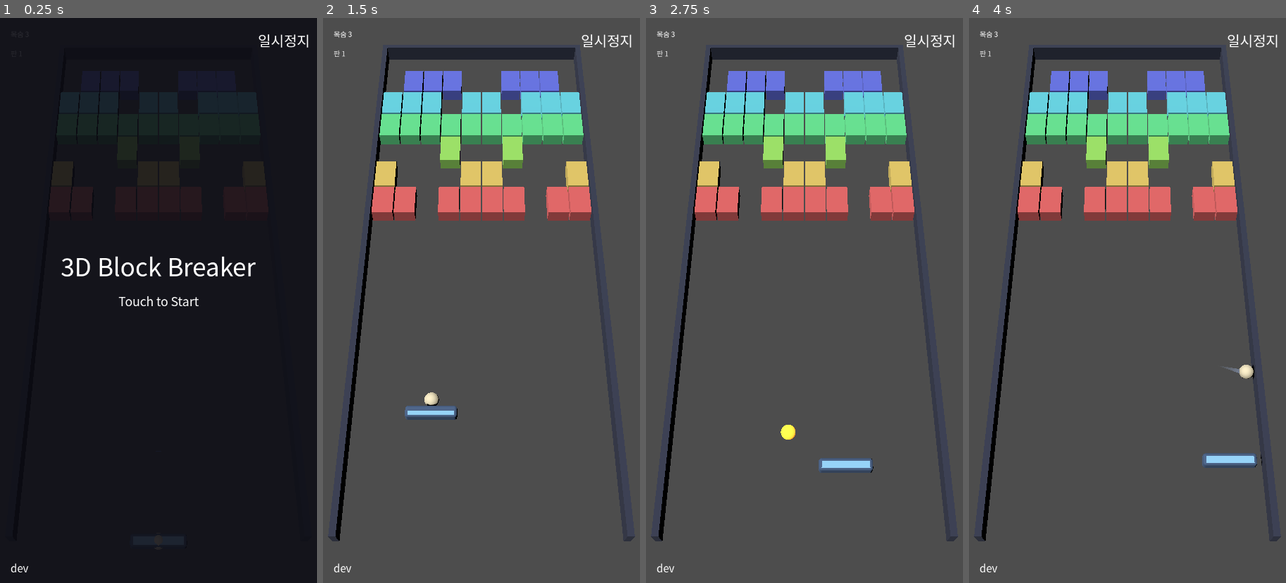
Above: before the commit, frames 1-4 (left to right).
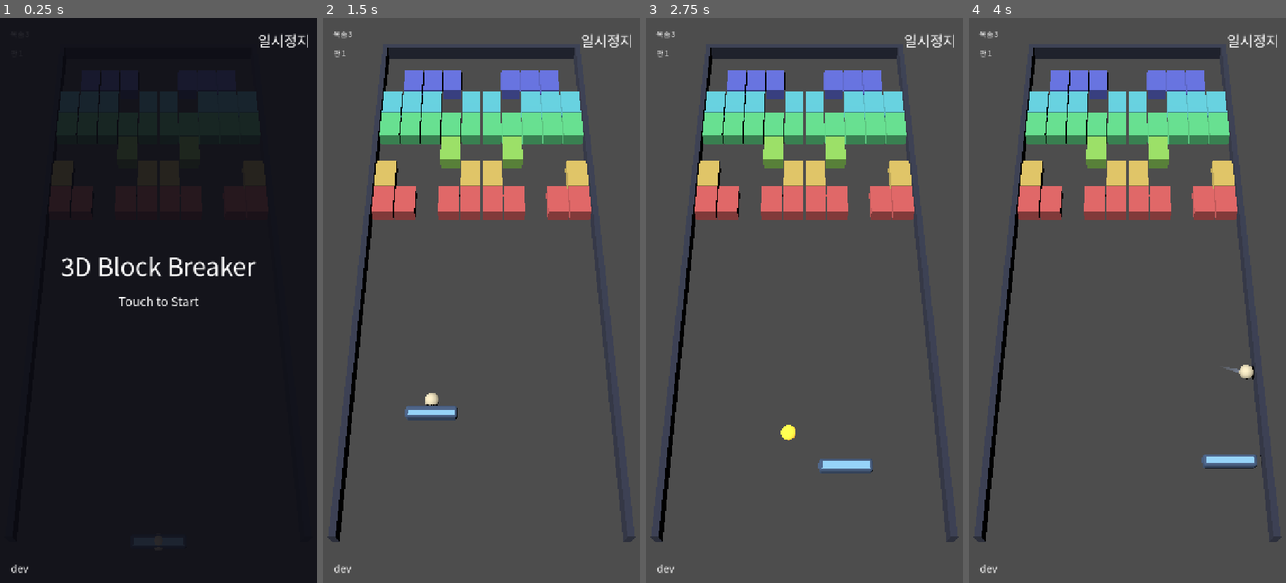
Above: after the commit, the same moments.

Repository: kjw5541a-hash/3DBlockBreaker
Game: Godot game, scene res://scenes/game.tscn
Two runs of this game, one before a commit and one after it. Both use one fixed random seed, a clock stepped at 60 frames per second and the inputs below.
Inputs (mouse positions are in pixels of both pictures, inside the frame that each line leads up to):
- Up to frame 1 (0.25 s): no input
- Up to frame 2 (1.5 s): tap Enter at 0.5 s; move the mouse to (551, 272) at 0.52 s; click (551, 272) at 0.67 s; tap Space at 1.25 s; drag from (418, 328) to (465, 413) at 1.27 s
- Up to frame 3 (2.75 s): move the mouse to (836, 176) at 2.02 s; click (836, 176) at 2.17 s
- Up to frame 4 (4 s): drag from (1111, 413) to (1032, 215) at 2.77 s; move the mouse to (1222, 385) at 3.52 s; click (1222, 385) at 3.67 s

The runs differ from the first frame. In frame 1, 1.0% of the frame differs, in the area x 3-98%, y 2-99%; in frame 2, 1.5%; in frame 3, 1.6%; in frame 4, 1.6%, in the area x 1-99%, y 2-99%.

Commit message:
feat: 출시 준비 — 아이콘, 화면비 대응, 뒤로 가기
아이콘: 받은 512x512 아트워크를 assets/icon.png 로 두고 tools/make_icons.py
가 파생본을 만든다. 적응형 아이콘은 108dp 중 바깥 18dp 가 잘릴 수 있는데
원본은 벽돌 왼쪽이 8.8%, 패들 아래가 11% 지점이라 그대로 채우면 원형 런처에서
잘린다. 전경을 안전구역 안으로 줄이고 배경을 원본과 같은 톤의 그라데이션으로
깔아, 줄인 카드 가장자리가 배경에 녹아들게 했다. 스토어용 512 는 알파를 빼고
투명한 모서리만 채운다 — 모서리는 스토어가 직접 굴린다.

화면비: 폰은 20:9 를 넘어가는데 기준 해상도가 720x1280(16:9)이라 긴 화면에서
HUD 가 허공에 떴다. stretch 를 canvas_items/expand 로 켜고 빌드 버전은 하단
앵커, 안내 문구들은 세로 가운데 앵커로 옮겼다. 3D 카메라는 KEEP_WIDTH 라
가로 화각이 고정이고 긴 화면에서는 위아래가 더 보일 뿐 판이 안 잘린다.
tests/test_layout.gd 가 네 가지 해상도에서 각 라벨이 제 가장자리에서 떨어진
거리를 비교한다 — 화면 안에 있는지만 보면 허공에 뜬 것을 통과시킨다.

뒤로 가기: quit_on_go_back 기본값대로면 스치기만 해도 앱이 끝나 한 판이
날아간다. 꺼서 일시정지 토글로 쓴다.

안드로이드 렌더러는 gl_compatibility 로 내린다. 웹 빌드가 이미 이 렌더러라
지금까지 폰에서 확인해 온 화면과 같은 것이 나오고, Vulkan 을 요구하지 않아
구형 기기가 안 떨어진다.

변이 6개(stretch 해제/버전 라벨 앵커/안내 문구 앵커 + 뒤로 가기 3종) 확인.

Co-Authored-By: Claude Opus 5 <noreply@anthropic.com>

Diff:
--- a/project.godot
+++ b/project.godot
@@ -8,6 +8,10 @@
 ; 표시되므로 폰에서 지금 어떤 빌드를 보고 있는지 바로 알 수 있다.
 config/version="dev"
 run/main_scene="res://scenes/game.tscn"
+config/icon="res://assets/icon.png"
+; 안드로이드 뒤로 가기가 그 자리에서 앱을 끝내는 기본 동작을 끈다. 한 판 하다가
+; 스치기만 해도 게임이 통째로 날아간다. game.gd 가 받아서 일시정지로 쓴다.
+config/quit_on_go_back=false
 config/features=PackedStringArray("4.7", "Forward Plus")
 
 [display]
@@ -15,6 +19,13 @@
 window/size/viewport_width=720
 window/size/viewport_height=1280
 window/handheld/orientation=1
+; 폰 화면비는 16:9 부터 20:9 를 넘어간다. 기준 해상도(720x1280)를 그대로 쓰면
+; 긴 화면에서 HUD 가 허공에 뜨고 아래쪽이 잘린다. canvas_items 로 2D 를 기준
+; 해상도 기준으로 스케일하고, expand 로 남는 쪽을 더 보여준다 — 3D 카메라는
+; keep_aspect=KEEP_WIDTH 라 가로 화각이 고정이므로 긴 화면에서는 위아래가 더
+; 보일 뿐 판이 잘리지 않는다. tests/test_layout.gd 가 앵커까지 같이 지킨다.
+window/stretch/mode="canvas_items"
+window/stretch/aspect="expand"
 
 [gui]
 
@@ -33,6 +44,11 @@
 [rendering]
 
 renderer/rendering_method="forward_plus"
+; 안드로이드만 GL Compatibility 로 내린다. 웹 빌드가 이미 이 렌더러로 떨어지므로
+; 지금까지 폰 브라우저에서 확인해 온 화면과 같은 것이 나온다. forward_plus /
+; mobile 은 Vulkan 을 요구해 구형 기기가 떨어져 나가고, 그렇게 늘어난 화질은
+; 이 게임이 쓰지도 않는다(금속 재질은 이미 코드 재질로 덮어 놨다).
+renderer/rendering_method.mobile="gl_compatibility"
 
 [input_devices]
 
--- a/scenes/game.tscn
+++ b/scenes/game.tscn
@@ -72,9 +72,11 @@
 anchor_left = 0.5
 anchor_right = 0.5
 offset_left = -300.0
-offset_top = 520.0
-offset_right = 300.0
-offset_bottom = 580.0
+anchor_top = 0.5
+anchor_bottom = 0.5
+offset_top = -120.0
+offset_right = 300.0
+offset_bottom = -60.0
 theme_override_font_sizes/font_size = 56
 horizontal_alignment = 1
 text = "3D Block Breaker"
@@ -83,18 +85,22 @@
 anchor_left = 0.5
 anchor_right = 0.5
 offset_left = -200.0
-offset_top = 620.0
+anchor_top = 0.5
+anchor_bottom = 0.5
+offset_top = -20.0
 offset_right = 200.0
-offset_bottom = 660.0
+offset_bottom = 20.0
 theme_override_font_sizes/font_size = 28
 horizontal_alignment = 1
 text = "Touch to Start"
 
 [node name="Version" type="Label" parent="HUD"]
+anchor_top = 1.0
+anchor_bottom = 1.0
 offset_left = 24.0
-offset_top = 1228.0
+offset_top = -52.0
 offset_right = 620.0
-offset_bottom = 1268.0
+offset_bottom = -12.0
 theme_override_font_sizes/font_size = 24
 text = "dev"
 
@@ -127,9 +133,11 @@
 anchor_left = 0.5
 anchor_right = 0.5
 offset_left = -300.0
-offset_top = 560.0
-offset_right = 300.0
-offset_bottom = 620.0
+anchor_top = 0.5
+anchor_bottom = 0.5
+offset_top = -80.0
+offset_right = 300.0
+offset_bottom = -20.0
 theme_override_font_sizes/font_size = 56
 horizontal_alignment = 1
 text = "일시정지"
@@ -138,9 +146,11 @@
 anchor_left = 0.5
 anchor_right = 0.5
 offset_left = -260.0
-offset_top = 660.0
+anchor_top = 0.5
+anchor_bottom = 0.5
+offset_top = 20.0
 offset_right = 260.0
-offset_bottom = 700.0
+offset_bottom = 60.0
 theme_override_font_sizes/font_size = 28
 horizontal_alignment = 1
 text = "다시 누르면 계속"
@@ -156,9 +166,11 @@
 anchor_left = 0.5
 anchor_right = 0.5
 offset_left = -300.0
-offset_top = 520.0
-offset_right = 300.0
-offset_bottom = 580.0
+anchor_top = 0.5
+anchor_bottom = 0.5
+offset_top = -120.0
+offset_right = 300.0
+offset_bottom = -60.0
 theme_override_font_sizes/font_size = 56
 horizontal_alignment = 1
 text = "GAME OVER"
@@ -167,9 +179,11 @@
 anchor_left = 0.5
 anchor_right = 0.5
 offset_left = -300.0
-offset_top = 600.0
-offset_right = 300.0
-offset_bottom = 644.0
+anchor_top = 0.5
+anchor_bottom = 0.5
+offset_top = -40.0
+offset_right = 300.0
+offset_bottom = 4.0
 theme_override_font_sizes/font_size = 36
 horizontal_alignment = 1
 text = "판 - 까지"
@@ -178,9 +192,11 @@
 anchor_left = 0.5
 anchor_right = 0.5
 offset_left = -260.0
-offset_top = 700.0
+anchor_top = 0.5
+anchor_bottom = 0.5
+offset_top = 60.0
 offset_right = 260.0
-offset_bottom = 740.0
+offset_bottom = 100.0
 theme_override_font_sizes/font_size = 28
 horizontal_alignment = 1
 text = "터치하면 처음부터"
--- a/scripts/game.gd
+++ b/scripts/game.gd
@@ -143,6 +143,15 @@
 	board.end_warm_up()
 	_trail.reset()
 
+# 안드로이드 뒤로 가기. quit_on_go_back 을 꺼 뒀으므로 여기서 안 받으면 아무
+# 일도 안 일어난다. 멈출 것이 있을 때만 쓴다 — 타이틀과 게임오버 위에 일시정지
+# 화면이 겹쳐 뜨면 어느 터치가 먹는지 알 수 없어진다.
+func _notification(what: int) -> void:
+	if what != NOTIFICATION_WM_GO_BACK_REQUEST:
+		return
+	if _state == State.PLAYING or _state == State.PAUSED:
+		_toggle_pause()
+
 func _toggle_pause() -> void:
 	_state = State.PLAYING if _state == State.PAUSED else State.PAUSED
 	pause_screen.visible = _state == State.PAUSED
--- a/tests/test_game_smoke.gd
+++ b/tests/test_game_smoke.gd
@@ -19,6 +19,7 @@
 	_test_physics_gated_until_started()
 	_test_warm_up_primes_the_trail_then_clears_it()
 	_test_ignition_flashes_the_screen()
+	_test_the_back_button_pauses_instead_of_quitting()
 	await _test_the_pause_button_freezes_and_resumes()
 	await _test_resuming_does_not_launch_the_ball()
 	await _test_screen_point_maps_to_board()
@@ -452,3 +453,29 @@
 	assert(g._target == target_before,
 		"일시정지 버튼을 누른 자리가 패들 타깃이 됐다: %s" % g._target)
 	g.free()
+
+# 안드로이드 뒤로 가기. Godot 은 기본값(quit_on_go_back)대로면 그 자리에서 앱을
+# 끝낸다 — 한 판 하다가 뒤로 가기를 스치면 게임이 통째로 날아간다. 껐으니
+# 여기서 받아 일시정지로 쓴다.
+func _test_the_back_button_pauses_instead_of_quitting() -> void:
+	assert(not bool(ProjectSettings.get_setting("application/config/quit_on_go_back", true)),
+		"quit_on_go_back 이 켜져 있다 — 뒤로 가기가 앱을 끝낸다")
+	var packed := load("res://scenes/game.tscn") as PackedScene
+	var g := packed.instantiate()
+	root.add_child(g)
+	g._ready()
+	g._state = g.State.PLAYING
+	g._notification(g.NOTIFICATION_WM_GO_BACK_REQUEST)
+	assert(g._state == g.State.PAUSED, "뒤로 가기를 눌렀는데 안 멈췄다")
+	assert(g.pause_screen.visible, "뒤로 가기로 멈췄는데 화면이 안 떴다")
+	g._notification(g.NOTIFICATION_WM_GO_BACK_REQUEST)
+	assert(g._state == g.State.PLAYING, "뒤로 가기를 다시 눌렀는데 재개가 안 됐다")
+	# 타이틀과 게임오버에서는 멈출 것이 없다. 거기서 일시정지 화면이 뜨면
+	# 겹쳐 뜬 두 화면 중 어느 터치가 먹는지 알 수 없어진다.
+	for dead_state in [g.State.TITLE, g.State.OVER]:
+		g._state = dead_state
+		g._notification(g.NOTIFICATION_WM_GO_BACK_REQUEST)
+		assert(g._state == dead_state,
+			"멈출 게 없는 상태에서 뒤로 가기가 상태를 바꿨다: %d" % g._state)
+		assert(not g.pause_screen.visible, "그 상태에서 일시정지 화면이 떴다")
+	g.free()
--- /dev/null
+++ b/tests/test_layout.gd
@@ -0,0 +1,73 @@
+extends SceneTree
+
+# 폰 화면비는 16:9 부터 20:9 를 넘어간다. 프로젝트 기준 해상도는 720x1280(16:9)라
+# 그보다 긴 화면에서는 위아래로 남는 자리가 생긴다. stretch 설정과 앵커가 없으면
+# HUD 가 기준 해상도 좌표에 그대로 박혀, 빌드 버전 라벨이 화면 아래가 아니라
+# 허공에 뜨고 아래쪽 UI 가 잘린다. 폰마다 다르게 깨지므로 눈으로는 못 잡는다.
+#
+# 각 라벨이 "붙어 있어야 할 가장자리"에서 떨어진 거리가 화면비가 바뀌어도
+# 그대로인지 본다 — 화면 안에 있는지만 보면 허공에 뜬 것을 통과시킨다.
+const SIZES: Array[Vector2i] = [
+	Vector2i(720, 1280),   # 기준 16:9
+	Vector2i(1080, 1920),  # 같은 비율, 더 큰 화면
+	Vector2i(1080, 2400),  # 20:9 요즘 폰
+	Vector2i(1440, 3200),  # 20:9 고해상도
+]
+
+# 경로 -> 붙어 있어야 할 곳.
+const PINNED := {
+	"HUD/Lives": "top",
+	"HUD/Stage": "top",
+	"HUD/PauseButton": "top",
+	"HUD/Version": "bottom",
+	"HUD/TitleScreen/Prompt": "center",
+	"HUD/PauseScreen/Prompt": "center",
+	"HUD/GameOverScreen/Prompt": "center",
+}
+
+func _initialize() -> void:
+	await _test_the_hud_holds_its_edges_on_any_phone()
+	print("test_layout: OK")
+	quit()
+
+func _test_the_hud_holds_its_edges_on_any_phone() -> void:
+	assert(str(ProjectSettings.get_setting("display/window/stretch/mode", "disabled")) != "disabled",
+		"stretch 모드가 꺼져 있다 — HUD 가 폰 해상도를 그대로 맞고 흩어진다")
+	var packed := load("res://scenes/game.tscn") as PackedScene
+	var g := packed.instantiate()
+	root.add_child(g)
+	var first := {}
+	for size in SIZES:
+		root.size = size
+		# 창 크기 변경이 content scale 을 거쳐 Control 사각형까지 내려가는 데
+		# 프레임이 필요하다.
+		await process_frame
+		await process_frame
+		var view: Vector2 = root.get_visible_rect().size
+		for path in PINNED:
+			var c := g.get_node(path) as Control
+			assert(c != null, "HUD 노드가 없다: %s" % path)
+			var r := c.get_global_rect()
+			var gap := _gap(r, view, str(PINNED[path]))
+			if not first.has(path):
+				first[path] = gap
+				continue
+			assert(absf(gap - float(first[path])) <= 1.0,
+				"%s 가 %s 에서 떨어졌다: %s 기준 %f -> %f (화면 %s)"
+					% [path, size, PINNED[path], first[path], gap, view])
+		# 가로도 같이 본다 — 앵커 없이 offset 만 쓰면 넓은 화면에서 왼쪽에 몰린다.
+		for path in PINNED:
+			var r := (g.get_node(path) as Control).get_global_rect()
+			assert(r.position.x >= -1.0 and r.end.x <= view.x + 1.0,
+				"%s 가 좌우로 화면을 벗어났다: %s (화면 %s)" % [path, r, view])
+	g.free()
+
+static func _gap(r: Rect2, view: Vector2, edge: String) -> float:
+	match edge:
+		"top":
+			return r.position.y
+		"bottom":
+			return view.y - r.end.y
+		_:
+			# 화면 세로 한가운데에서 라벨 한가운데까지.
+			return r.get_center().y - view.y * 0.5
Binary file added: assets/android/icon_192.png
Not shown, added: assets/android/icon_192.png.import
Binary file added: assets/android/icon_background_432.png
Not shown, added: assets/android/icon_background_432.png.import
Binary file added: assets/android/icon_foreground_432.png
Not shown, added: assets/android/icon_foreground_432.png.import
Binary file added: assets/icon.png
Not shown, added: assets/icon.png.import
Not shown, changed: export_presets.cfg
Not shown, added: store/.gdignore
Binary file added: store/play_icon_512.png
Not shown, added: tests/test_layout.gd.uid
(and 1 more such lines)
